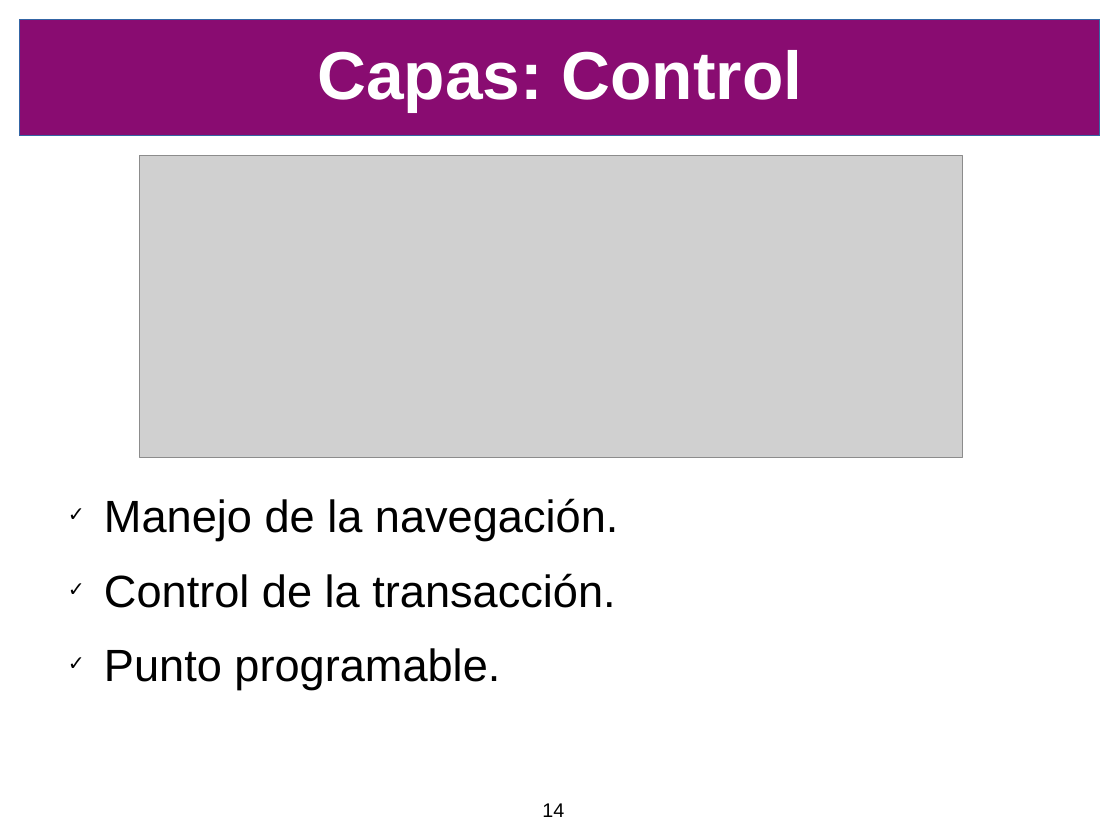
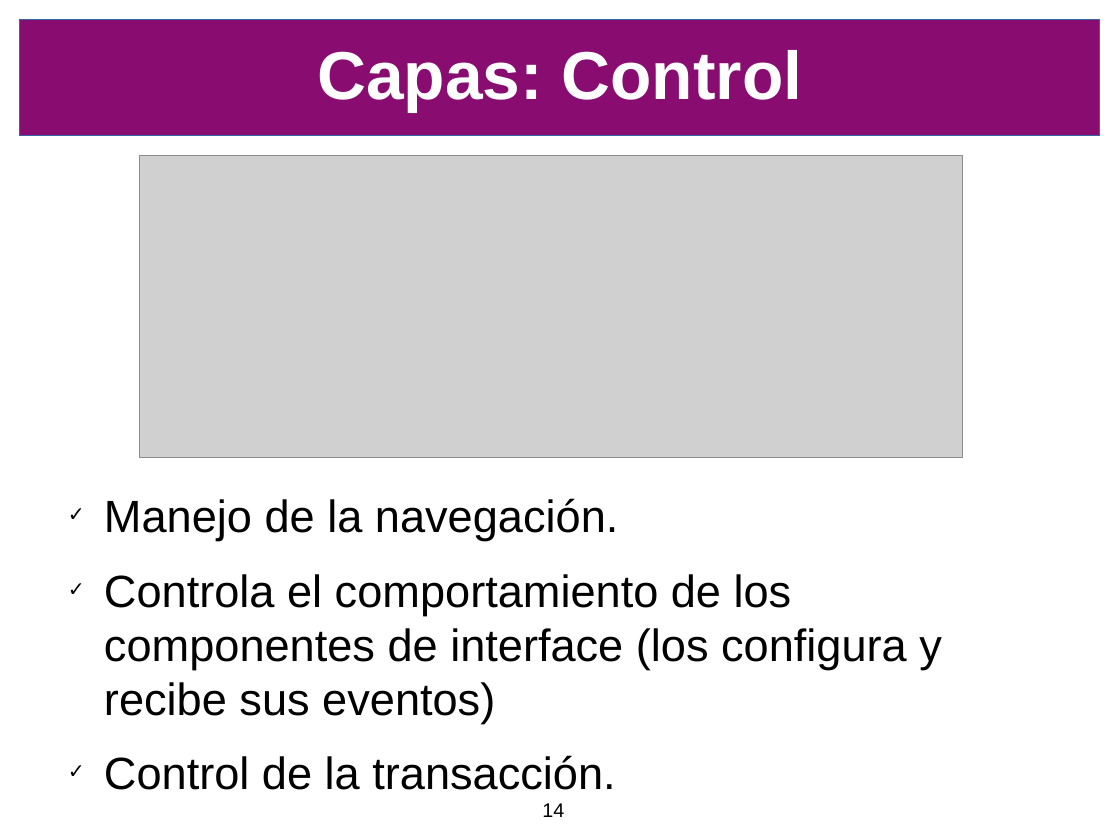
Before and after one commit to SIU-Toba/framework, a slide deck: slide 14 of doc/presentacion/CafeConf2006.odp. Drawn at 1120x840 pixels with LibreOffice and Linux fonts; fonts in the diff are those of the drawing; grey boxes stand for pictures; background and template pictures are left out. Boxes give left, top, right and bottom in pixels: in the first picture for what was removed or moved away, otherwise in the second. Text is boxed around its words. In the diff, an @@ line names an element or a change of style, - is before the commit and + after.

```diff
--- a/doc/presentacion/CafeConf2006.odp
+++ b/doc/presentacion/CafeConf2006.odp
@@ text at [104, 574, 942, 724]: paragraph added @@
+✓ Controla el comportamiento de los componentes de interface (los configura y recibe sus eventos)
@@ text at [104, 648, 500, 689]: paragraph removed @@
-✓ Punto programable.
```
Also in this commit, not shown: 7 other slides changed, 2 other files.
